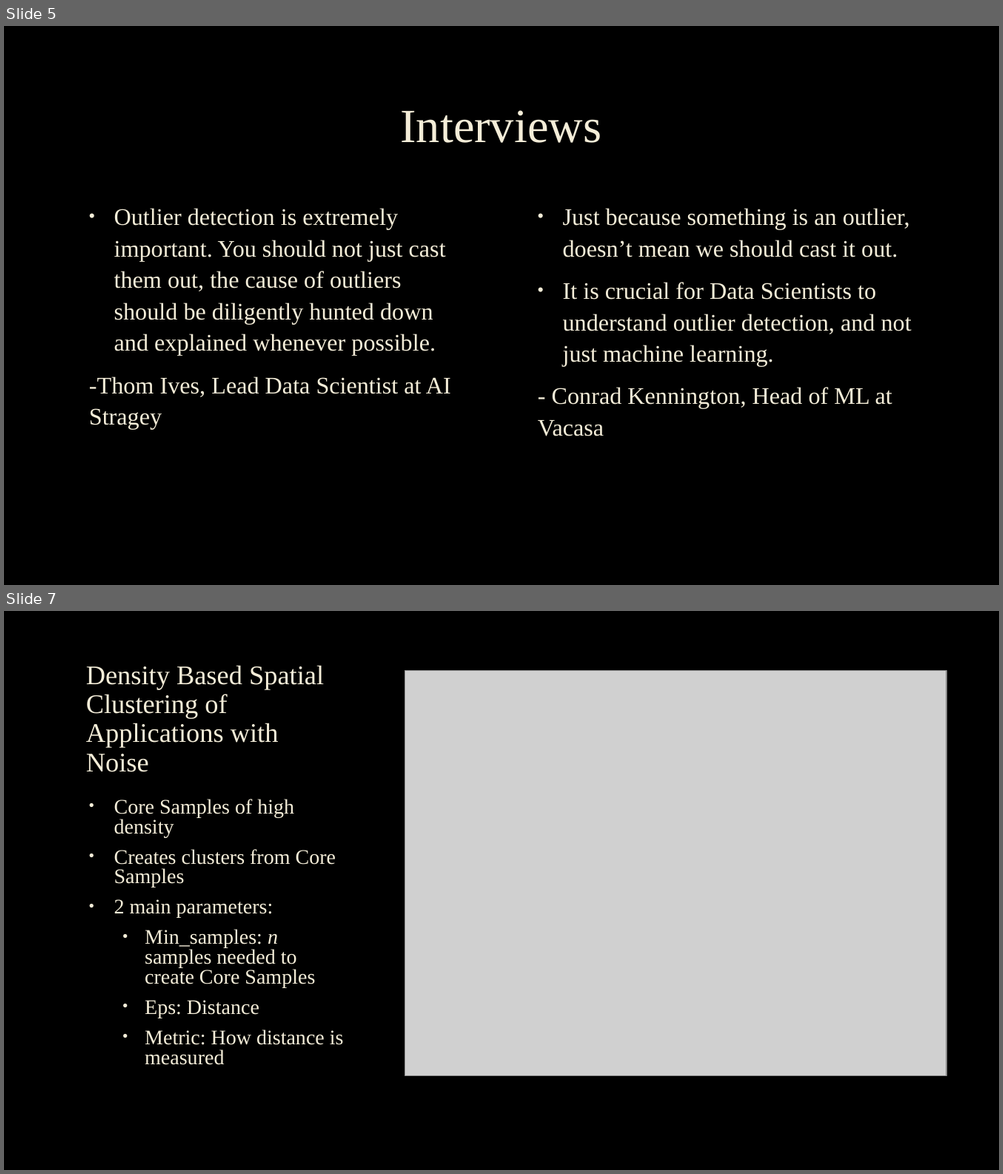
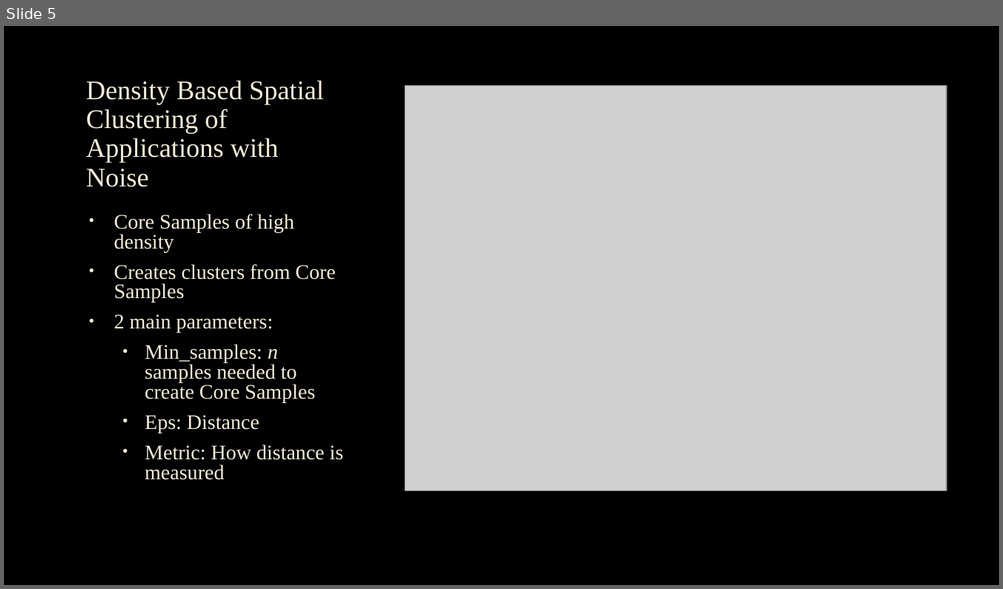
Before and after one commit to cmbfuqua/senior_project, a slide deck: Outlier Detection Presentation.pptx. Shown one above the other, each under a label of ours: slides 5 and 7 before the commit, slide 5 after it; the slides between them are not shown. The pictures are 1003x1174 and 1003x589 pixels, drawn with LibreOffice and Linux fonts; fonts in the diff are those of the drawing; grey boxes stand for pictures; background and template pictures are left out. Boxes give left, top, right and bottom in pixels: in the first picture for what was removed or moved away, otherwise in the second. Text is boxed around its words. In the diff, an @@ line names an element or a change of style, - is before the commit and + after.

```diff
--- a/Outlier Detection Presentation.pptx
+++ b/Outlier Detection Presentation.pptx
@@ slide 5 removed at bbox=[4, 26, 999, 585], background picture (left out) @@
@@ title removed at bbox=[401, 110, 602, 143] @@
-Interviews
@@ text removed at bbox=[89, 208, 451, 430] @@
-• Outlier detection is extremely important. You should not just cast them out, the cause of outliers should be diligently hunted down and explained whenever possible.
--Thom Ives, Lead Data Scientist at AI Stragey
@@ text removed at bbox=[538, 208, 911, 437] @@
-• Just because something is an outlier, doesn’t mean we should cast it out.
-• It is crucial for Data Scientists to understand outlier detection, and not just machine learning.
-- Conrad Kennington, Head of ML at Vacasa
@@ what was slide 7 is now slide 5 @@
```
Also in this commit, not shown: 4 slides changed, 2 slides added, 3 other slides removed, 8 other files.
